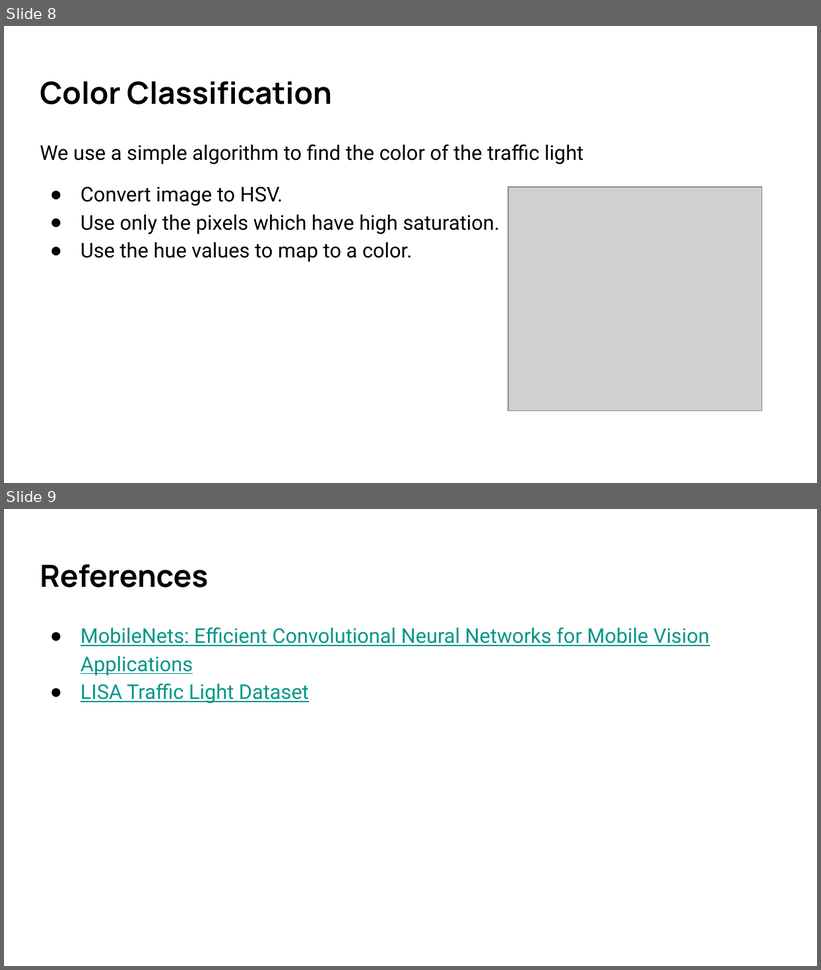
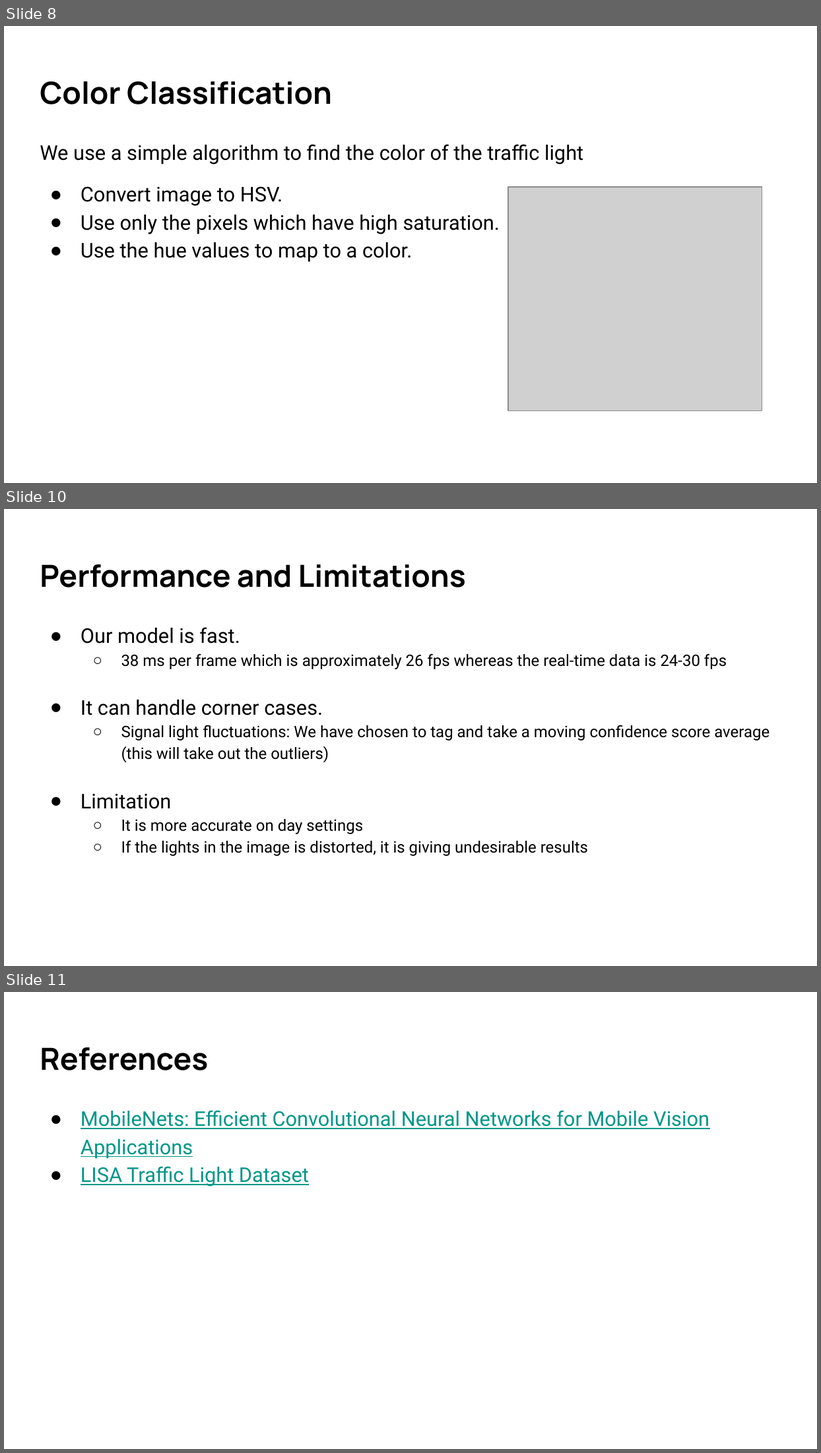
Before and after one commit to cmaspi/TIHAN-MILAN, a slide deck: Slides/PPT.pptx. Shown one above the other, each under a label of ours: slides 8 and 9 before the commit, slides 8, 10 and 11 after it; the slides between them are not shown. The pictures are 821x970 and 821x1453 pixels, drawn with LibreOffice and Linux fonts; fonts in the diff are those of the drawing; grey boxes stand for pictures. Boxes give left, top, right and bottom in pixels: in the first picture for what was removed or moved away, otherwise in the second. Text is boxed around its words. In the diff, an @@ line names an element or a change of style, - is before the commit and + after.

Commit message:
final PPT
Added some metrics (to show model is fast) that was reported to the judges to the slides as instructed by the judges

```diff
--- a/Slides/PPT.pptx
+++ b/Slides/PPT.pptx
@@ slide 10 added at [4,509,817,966], background #FFFFFF @@
@@ title added at [40,564,466,588], 27 pt, text #000000, bold @@
+Performance and Limitations
@@ text added at [81,627,770,856], 14 pt, text #000000 @@
+● Our model is fast.
+  ○ 38 ms per frame which is approximately 26 fps whereas the real-time data is 24-30 fps
+● It can handle corner cases.
+  ○ Signal light fluctuations: We have chosen to tag and take a moving confidence score average (this will take out the outliers)
+● Limitation
+  ○ It is more accurate on day settings
+  ○ If the lights in the image is distorted, it is giving undesirable results
@@ what was slide 9 is now slide 11 @@
```
Also in this commit, not shown: 1 slide changed, 1 other slide added.
